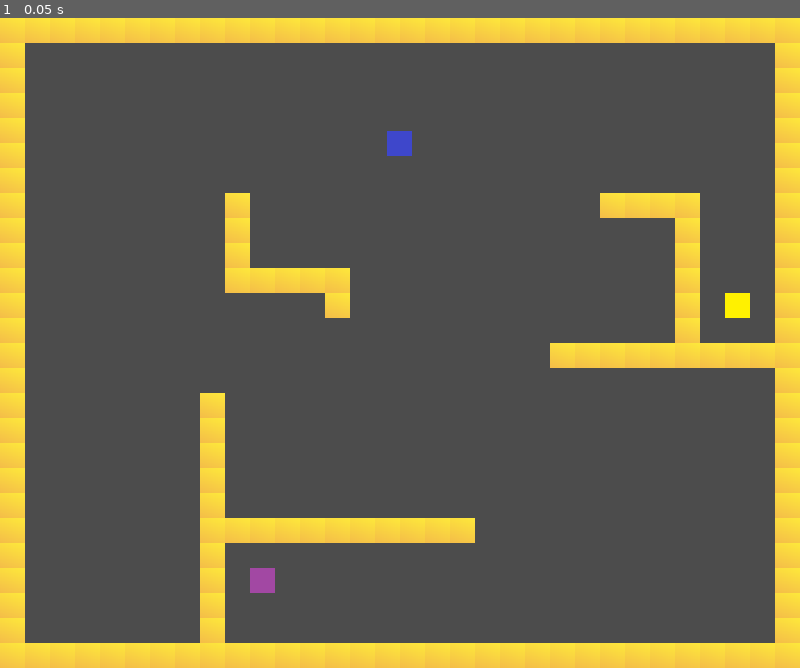
Above: before the commit, frame 1.
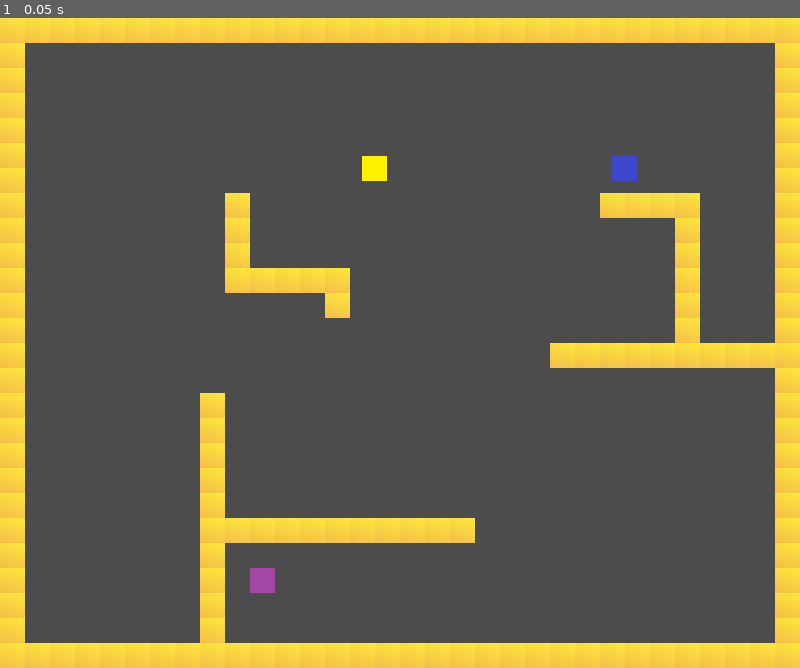
Above: after the commit, the same moment.

Repository: JacobBas/gmtk2021-godot
Game: Godot game, scene res://refactorme/SandboxLevel.tscn
Same seed, same stepped clock (60 frames per second), same inputs: the game is played once before the commit and once after it.
Inputs:
- Up to frame 1 (0.05 s): no input

The runs differ from the first frame. In frame 1, 0.5% of the frame differs, in the area x 45-94%, y 17-47%.

Commit message:
working through how to collide

Diff:
--- a/refactorme/Conjoined_Player.gd
+++ b/refactorme/Conjoined_Player.gd
@@ -1,8 +1,9 @@
-extends KinematicBody2D
+extends Area2D
 
 # Declare member variables here. Examples:
 var tile_size : int = 32
 var last_press: String = ""
+var walls : Array
 
 var inputs_trans = {
 	"Arrow_Right": ["WASD_Right", Vector2.RIGHT],
@@ -72,6 +73,10 @@
 				last_press = ""
 				position += inputs_trans[dir][1] * tile_size
 				print("moved: " + str(position))
+				walls = self.get_parent().get_node("Walls").get_used_cells()
+				for index in walls:
+					print(index)
+				print(get_overlapping_areas())
 				return null
 			else:
 				last_press = dir
--- a/refactorme/Conjoined_Player.tscn
+++ /dev/null
@@ -1,16 +0,0 @@
-[gd_scene load_steps=4 format=2]
-
-[ext_resource path="res://refactorme/Conjoined_Player.gd" type="Script" id=3]
-[ext_resource path="res://refactorme/files/bluebox.png" type="Texture" id=4]
-
-[sub_resource type="RectangleShape2D" id=1]
-extents = Vector2( 16, 16 )
-
-[node name="Conjoined_Player" type="KinematicBody2D"]
-script = ExtResource( 3 )
-
-[node name="CollisionShape2D" type="CollisionShape2D" parent="."]
-shape = SubResource( 1 )
-
-[node name="Sprite" type="Sprite" parent="."]
-texture = ExtResource( 4 )
--- /dev/null
+++ b/refactorme/Joined_Player.tscn
@@ -0,0 +1,16 @@
+[gd_scene load_steps=4 format=2]
+
+[ext_resource path="res://refactorme/Conjoined_Player.gd" type="Script" id=1]
+[ext_resource path="res://refactorme/files/bluebox.png" type="Texture" id=2]
+
+[sub_resource type="RectangleShape2D" id=1]
+extents = Vector2( 16, 16 )
+
+[node name="Area2D" type="Area2D"]
+script = ExtResource( 1 )
+
+[node name="CollisionShape2D" type="CollisionShape2D" parent="."]
+shape = SubResource( 1 )
+
+[node name="Sprite" type="Sprite" parent="."]
+texture = ExtResource( 2 )
--- a/refactorme/LevelEnv.gd
+++ b/refactorme/LevelEnv.gd
@@ -4,8 +4,8 @@
 # Declare member variables here. Examples:
 # var a = 2
 # var b = "text"
-var outside_walls
-var inside_walls
+var walls
+
 
 func get_all_nodes(node):
 	for N in node.get_children():
--- a/refactorme/SandboxLevel.tscn
+++ b/refactorme/SandboxLevel.tscn
@@ -4,7 +4,7 @@
 [ext_resource path="res://refactorme/WASD_Player.tscn" type="PackedScene" id=2]
 [ext_resource path="res://refactorme/files/inner_floor.png" type="Texture" id=3]
 [ext_resource path="res://refactorme/Arrow_Player.tscn" type="PackedScene" id=4]
-[ext_resource path="res://refactorme/Conjoined_Player.tscn" type="PackedScene" id=5]
+[ext_resource path="res://refactorme/Joined_Player.tscn" type="PackedScene" id=5]
 [ext_resource path="res://refactorme/LevelEnv.gd" type="Script" id=6]
 
 [sub_resource type="ConvexPolygonShape2D" id=2]
@@ -63,15 +63,14 @@
 tile_set = SubResource( 1 )
 cell_size = Vector2( 32, 32 )
 show_collision = true
-collision_use_kinematic = true
 format = 1
 tile_data = PoolIntArray( 0, 0, 0, 1, 0, 0, 2, 0, 0, 3, 0, 0, 4, 0, 0, 5, 0, 0, 6, 0, 0, 7, 0, 0, 8, 0, 0, 9, 0, 0, 10, …(2062 unchanged characters)…
-
-[node name="WASD_Player" parent="." instance=ExtResource( 2 )]
-position = Vector2( 944, 368 )
 
 [node name="Arrow_Player" parent="." instance=ExtResource( 4 )]
 position = Vector2( 336, 720 )
 
-[node name="Conjoined_Player" parent="." instance=ExtResource( 5 )]
-position = Vector2( 496, 144 )
+[node name="WASD_Player" parent="." instance=ExtResource( 2 )]
+position = Vector2( 464, 176 )
+
+[node name="Joined_Player" parent="." instance=ExtResource( 5 )]
+position = Vector2( 784, 176 )
--- a/refactorme/WASD_Player.gd
+++ b/refactorme/WASD_Player.gd
@@ -1,4 +1,4 @@
-extends Sprite
+extends Area2D
 
 # Declare member variables here. Examples:
 var tile_size : int = 32
--- a/refactorme/WASD_Player.tscn
+++ b/refactorme/WASD_Player.tscn
@@ -6,13 +6,11 @@
 [sub_resource type="RectangleShape2D" id=1]
 extents = Vector2( 16, 16 )
 
-[node name="Node2D" type="Node2D"]
+[node name="Area2D" type="Area2D"]
+script = ExtResource( 2 )
 
 [node name="Sprite" type="Sprite" parent="."]
 texture = ExtResource( 1 )
-script = ExtResource( 2 )
 
-[node name="KinematicBody2D" type="KinematicBody2D" parent="."]
-
-[node name="CollisionShape2D" type="CollisionShape2D" parent="KinematicBody2D"]
+[node name="CollisionShape2D" type="CollisionShape2D" parent="."]
 shape = SubResource( 1 )
